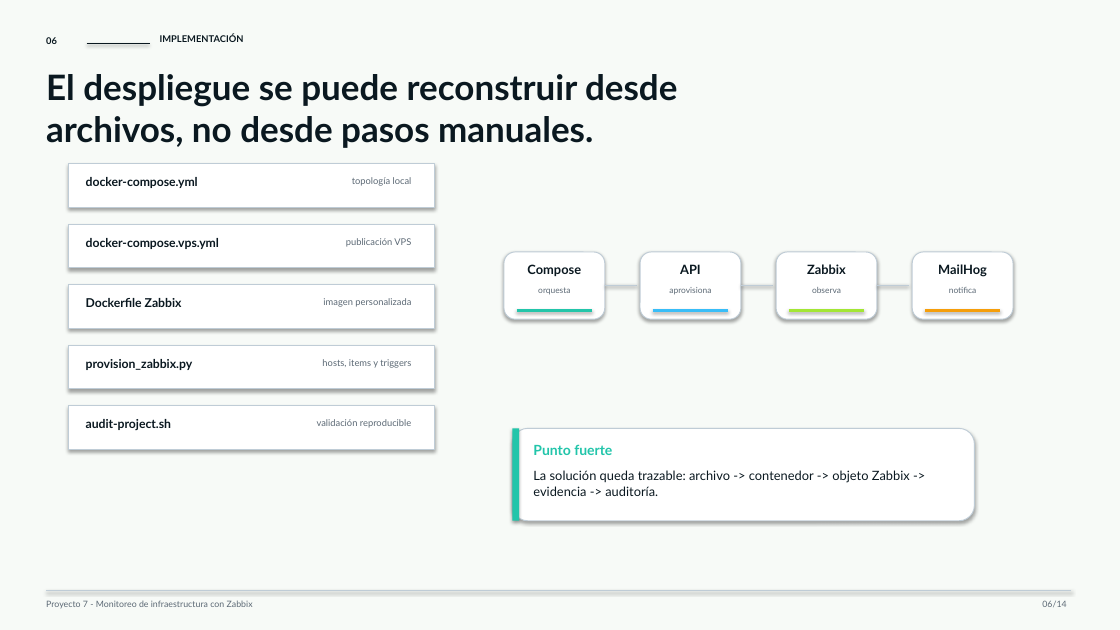
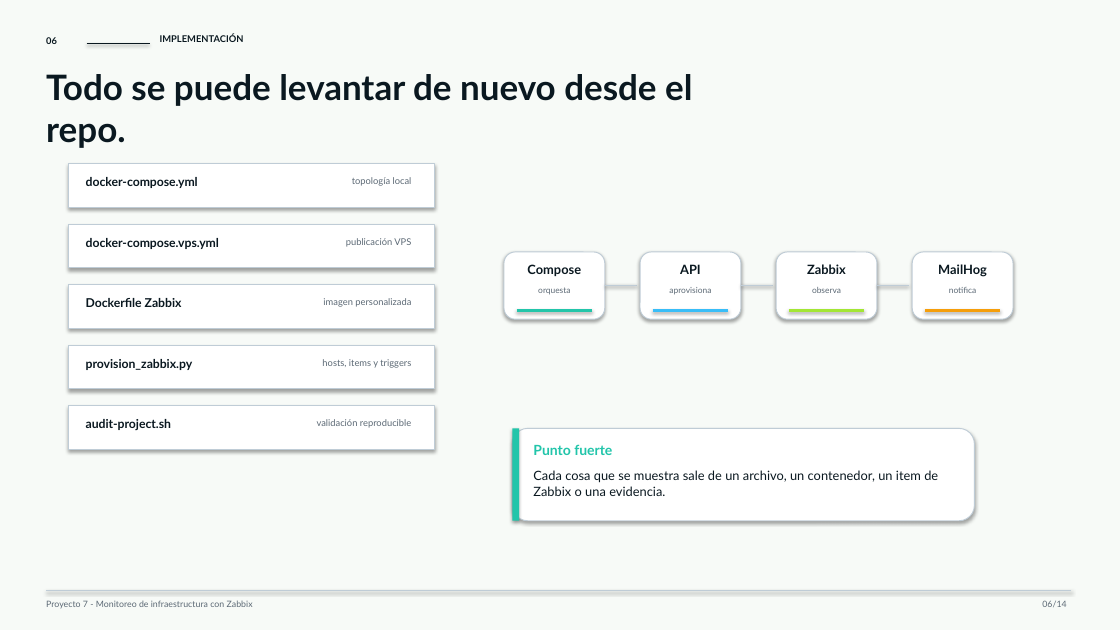
Before and after one commit to ballesterossmartsolutionssas/Proyecto7-Zabbix, a slide deck: slide 6 of entrega-final/Presentacion_Proyecto7_Zabbix.pptx. Drawn at 1120x630 pixels with LibreOffice and Linux fonts; fonts in the diff are those of the drawing. Boxes give left, top, right and bottom in pixels: in the first picture for what was removed or moved away, otherwise in the second. Text is boxed around its words. In the diff, an @@ line names an element or a change of style, - is before the commit and + after.

```diff
--- a/entrega-final/Presentacion_Proyecto7_Zabbix.pptx
+++ b/entrega-final/Presentacion_Proyecto7_Zabbix.pptx
@@ text at (46,74,692,148): text changed @@
-El despliegue se puede reconstruir desde archivos, no desde pasos manuales.
+Todo se puede levantar de nuevo desde el repo.
@@ text at (533,470,938,496): text changed @@
-La solución queda trazable: archivo -> contenedor -> objeto Zabbix -> evidencia -> auditoría.
+Cada cosa que se muestra sale de un archivo, un contenedor, un item de Zabbix o una evidencia.
```
Also in this commit, not shown: 13 other slides changed, 11 other files.
